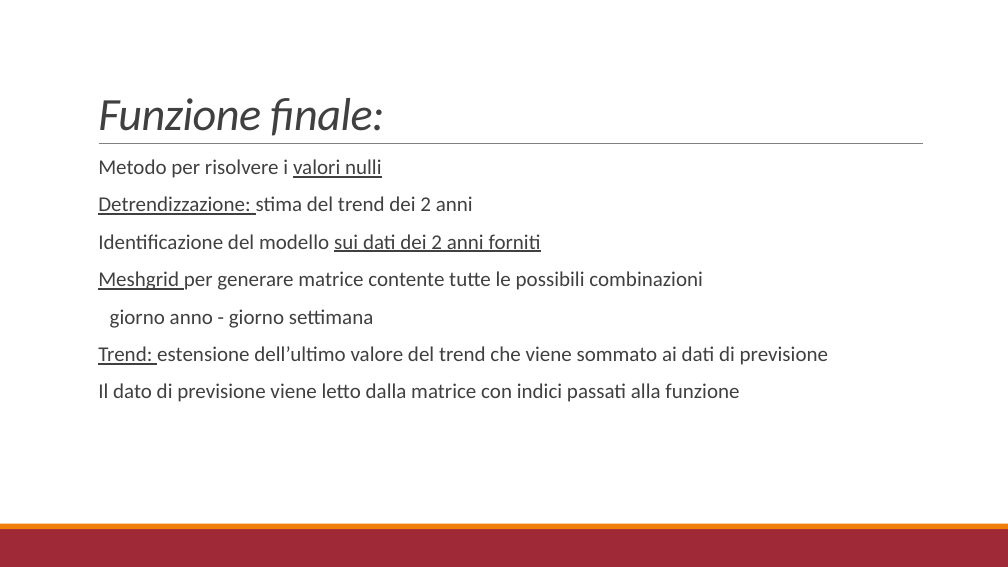
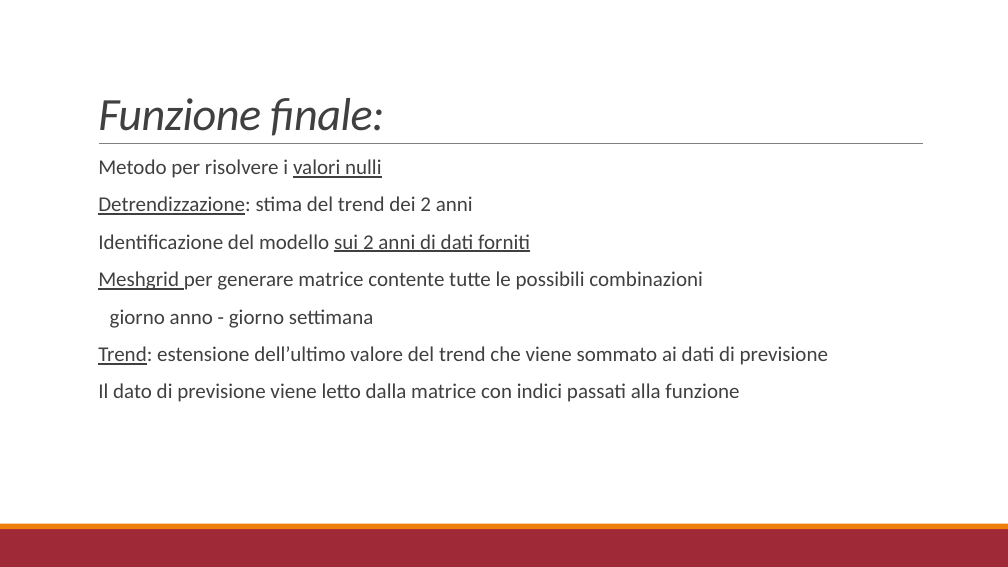
Before and after one commit to r1cky0/Italian-energy-consumption-prediction, a slide deck: slide 19 of presentazione_imad.pptx. Drawn at 1008x567 pixels with LibreOffice and Linux fonts; fonts in the diff are those of the drawing. Boxes give left, top, right and bottom in pixels: in the first picture for what was removed or moved away, otherwise in the second. Text is boxed around its words. In the diff, an @@ line names an element or a change of style, - is before the commit and + after.

```diff
--- a/presentazione_imad.pptx
+++ b/presentazione_imad.pptx
@@ text at [98,196,828,365]: underline off in "Detrendizzazione:", "Trend:" @@
@@ text at [98,234,530,252]: text changed @@
-  Identificazione del modello sui dati dei 2 anni forniti
+  Identificazione del modello sui 2 anni di dati forniti
```
Also in this commit, not shown: 5 other slides changed, 3 other files.
